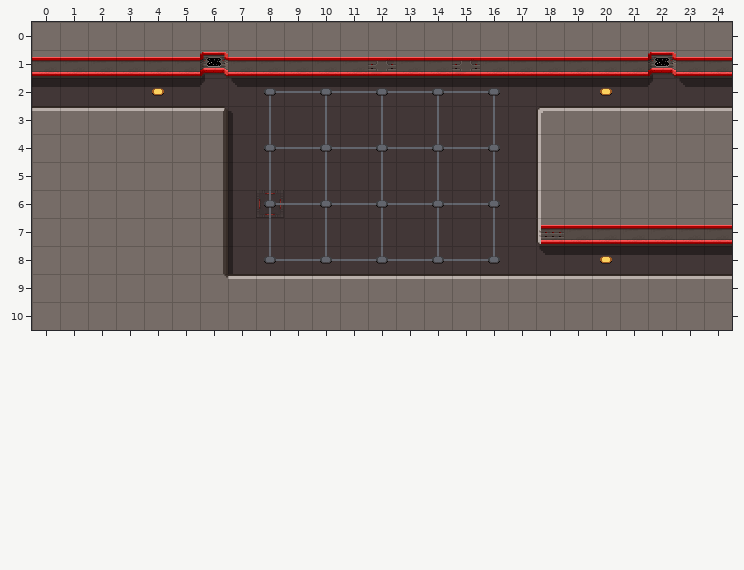
Tiled map, stored at cocos/Code/assets/resources/map/map_3-1-N-2.tmx. Above, as it was before the edit.
Cells are 32x32 px. Shown: x 0..24, y 0..10.
Once edited:
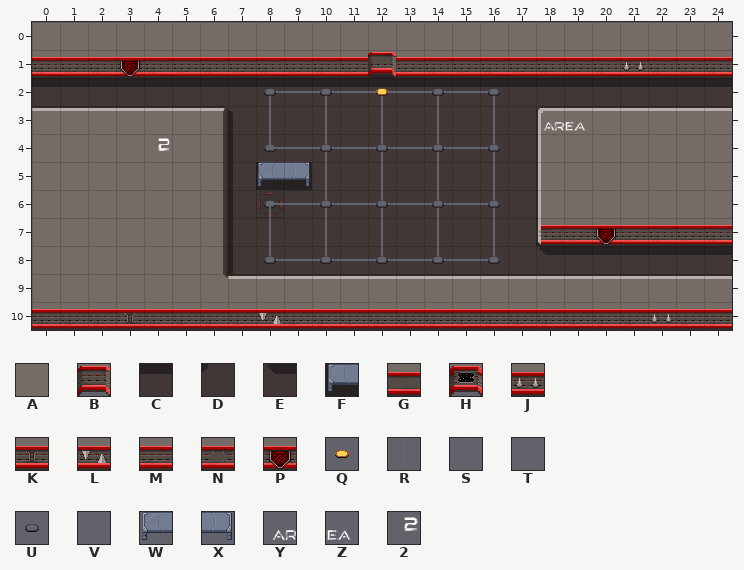
Key: from "alien_spaceship_tileset2": A 0, B 2, C 21, D 22, E 23, F 35, G 100, H 101, J 102, K 103, L 105, M 110, N 113, P 115, Q 157, R 158 turned 90, S 159, T 159 turned 90, U 167, V 178; from "scifi_items": W 72, X 74; from "scifi_tileset_01": Y 150, Z 151, 2 154.
_ is an empty cell, # one hidden under a higher layer, . an unchanged one.
Tiles of an added or newly shown layer are drawn over the layers below it.
See-through tiles are keyed as they look on the map.
Changes in this commit:
--- layer "shadow"
@@ x 6..23 @@
- 1 ......_...........
- 2 DE..............DE
+ 1 ......F...........
+ 2 CC..............CC
@@ x 8..9 @@
- 5 __
+ 5 FF
--- layer "wall"
@@ x 0..24 @@
- 1 GGGGGGHGGGGGNGGNGGGGGGHGG
+ 1 ############B############
@@ x 0..24 @@
-10 AAAAAAAAAAAAAAAAAAAAAAAAA
+10 #########################
--- layer "line"
@@ x 0..24 @@
- 1 _________________________
+ 1 MMMPMMMMMMMMBMMMMMMMMJMMM
@@ x 8..24 @@
- 4 R................
- 5 V................
- 6 R................
- 7 ...........______
+ 4 S................
+ 5 _................
+ 6 T................
+ 7 ...........MPMMMM
@@ x 0..24 @@
-10 _________________________
+10 MMMKMMMMLMMMMMMMMMMMMMJMM
--- layer "point"
@@ x 4..20 @@
- 2 Q.......U.......Q
+ 2 _.......Q......._
@@ x 20..20 @@
- 8 Q
+ 8 _
--- layer "0p" (added)
@@ x 4..19 @@
- 3 ..............__
- 4 _..._...........
- 5 ....__..........
- 6 ...._...........
+ 3 ..............YZ
+ 4 2...S...........
+ 5 ....WX..........
+ 6 ....T...........
